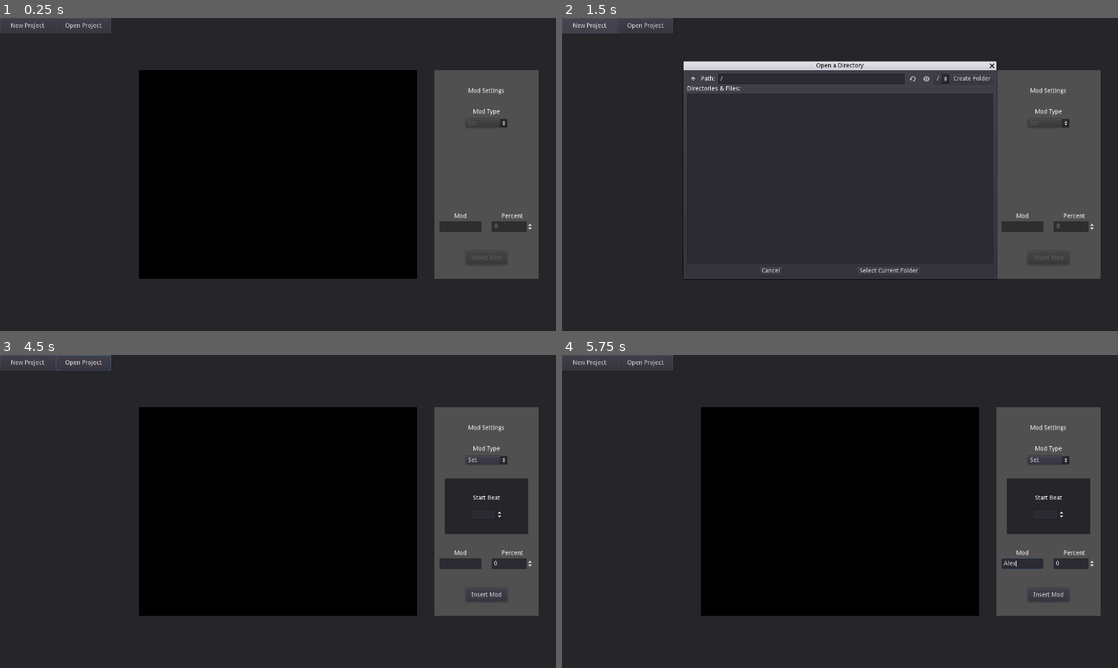
Above: before the commit, frames 1-4 (two rows, left to right).
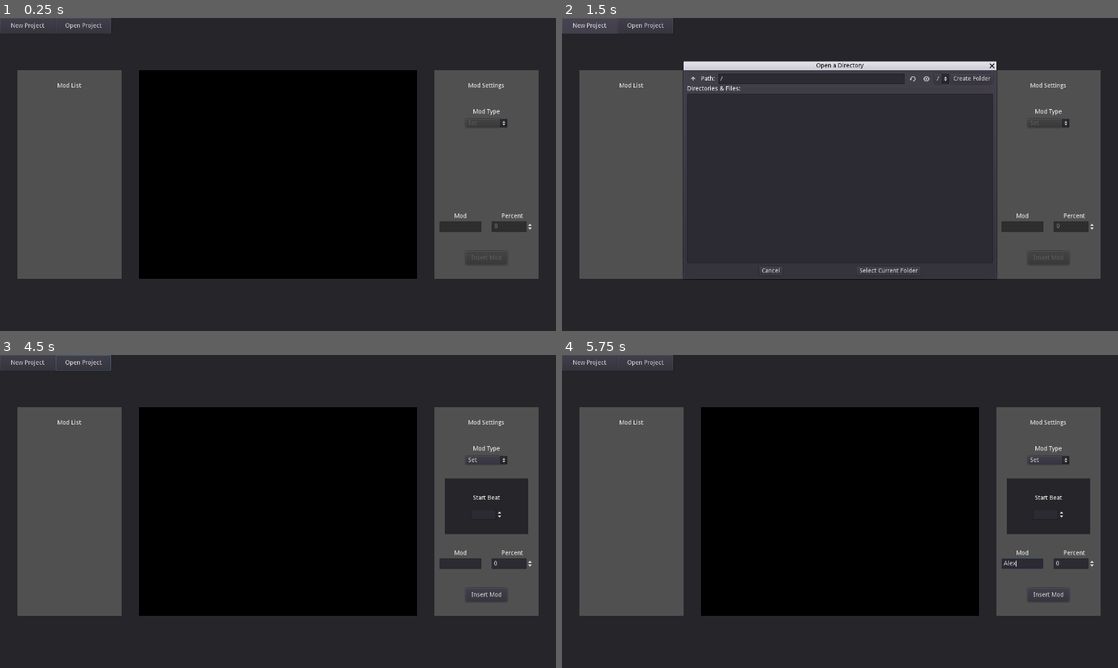
Above: after the commit, the same moments.

Repository: Sudospective/mirin-gui
Game: Godot game, scene res://Scenes/GUI.tscn
The game is run twice, just before and just after one commit, with the same random seed, the same clock (stepped at 60 frames per second) and the same inputs.
Inputs (mouse positions are in pixels of both pictures, inside the frame that each line leads up to):
- Up to frame 1 (0.25 s): no input
- Up to frame 2 (1.5 s): click "New Project" at 0.5 s; click "New Project" at 1.25 s
- Up to frame 3 (4.5 s): click (133, 414) at 2 s; click (133, 414) at 2.75 s; click "Open Project" at 3.5 s; click "Select Current Folder" at 4.25 s
- Up to frame 4 (5.75 s): click (1023, 564) at 5.02 s; type "Alex" at 5.1 s

The runs differ from the first frame. In frame 1, 13% of the frame differs, in the area x 3-91%, y 16-84%; in frame 2, 13%; in frame 3, 13%; in frame 4, 13%.

Commit message:
Added mod list view

Diff:
--- a/Scenes/GUI.tscn
+++ b/Scenes/GUI.tscn
@@ -1,6 +1,7 @@
-[gd_scene load_steps=3 format=2]
+[gd_scene load_steps=4 format=2]
 
 [ext_resource path="res://Scripts/mirin.gd" type="Script" id=1]
+[ext_resource path="res://Scripts/modbuffer.gd" type="Script" id=2]
 
 [sub_resource type="Theme" id=1]
 
@@ -59,14 +60,8 @@
 }
 
 [node name="PanelLabel" type="Label" parent="Workspace/ModPanel"]
-anchor_left = 0.5
-anchor_top = 0.1
-anchor_right = 0.5
-anchor_bottom = 0.1
-margin_left = -48.0
-margin_top = -16.0
-margin_right = 48.0
-margin_bottom = 16.0
+anchor_right = 1.0
+anchor_bottom = 0.15
 text = "Mod Settings"
 align = 1
 valign = 1
@@ -256,7 +251,7 @@
 margin_right = 38.0
 margin_bottom = 12.0
 
-[node name="CheckBox" type="CheckBox" parent="Workspace/ModPanel/EasePanel"]
+[node name="ModFlip" type="CheckBox" parent="Workspace/ModPanel/EasePanel"]
 anchor_left = 0.725
 anchor_top = 0.75
 anchor_right = 0.725
@@ -265,7 +260,6 @@
 margin_top = -12.0
 margin_right = 24.0
 margin_bottom = 12.0
-disabled = true
 text = "Flip"
 __meta__ = {
 "_edit_use_anchors_": false
@@ -377,7 +371,7 @@
 margin_right = 38.0
 margin_bottom = 12.0
 
-[node name="CheckBox" type="CheckBox" parent="Workspace/ModPanel/AddPanel"]
+[node name="ModFlip" type="CheckBox" parent="Workspace/ModPanel/AddPanel"]
 anchor_left = 0.725
 anchor_top = 0.75
 anchor_right = 0.725
@@ -386,7 +380,6 @@
 margin_top = -12.0
 margin_right = 24.0
 margin_bottom = 12.0
-disabled = true
 text = "Flip"
 __meta__ = {
 "_edit_use_anchors_": false
@@ -461,6 +454,46 @@
 __meta__ = {
 "_edit_use_anchors_": false
 }
+
+[node name="ModList" type="ColorRect" parent="Workspace"]
+anchor_left = 0.125
+anchor_top = 0.5
+anchor_right = 0.125
+anchor_bottom = 0.5
+margin_left = -120.0
+margin_top = -240.0
+margin_right = 120.0
+margin_bottom = 240.0
+color = Color( 0.313726, 0.313726, 0.313726, 1 )
+script = ExtResource( 2 )
+__meta__ = {
+"_edit_use_anchors_": false
+}
+
+[node name="StackLabel" type="Label" parent="Workspace/ModList"]
+anchor_right = 1.0
+anchor_bottom = 0.15
+text = "Mod List"
+align = 1
+valign = 1
+__meta__ = {
+"_edit_use_anchors_": false
+}
+
+[node name="ListScroll" type="ScrollContainer" parent="Workspace/ModList"]
+anchor_left = 0.1
+anchor_top = 0.15
+anchor_right = 0.9
+anchor_bottom = 0.95
+__meta__ = {
+"_edit_use_anchors_": false
+}
+
+[node name="Container" type="VBoxContainer" parent="Workspace/ModList/ListScroll"]
+margin_right = 192.0
+margin_bottom = 384.0
+size_flags_horizontal = 3
+size_flags_vertical = 3
 
 [node name="FileBrowser" type="FileDialog" parent="Workspace"]
 anchor_left = 0.5
--- a/Scripts/mirin.gd
+++ b/Scripts/mirin.gd
@@ -32,6 +32,8 @@
 onready var cur_panel: Panel = set_panel
 onready var btn_insert: Button = get_node("Workspace/ModPanel/ModInsert")
 
+signal add_to_modlist
+
 
 func status_text(condition, good_text: String, bad_text: String) -> void:
 	if condition:
@@ -67,17 +69,17 @@
 	mod_type.add_item('Ease')
 	mod_type.add_item('Add')
 	for item in [
-		'instant',
-		'linear',
-		'inSine',
-		'outSine',
-		'inOutSine',
-		'inCubic',
-		'outCubic',
-		'inOutCubic',
-		'inQuad',
-		'outQuad',
-		'inOutQuad',
+		'instant', 'linear',
+		'inSine', 'outSine', 'inOutSine',
+		'inCubic', 'outCubic', 'inOutCubic',
+		'inQuad', 'outQuad', 'inOutQuad',
+		'inQuart', 'outQuart', 'inOutQuart',
+		'inQuint', 'outQuint', 'inOutQuint',
+		'inExpo', 'outExpo', 'inOutExpo',
+		'inCirc', 'outCirc', 'inOutCirc',
+		'inBack', 'outBack', 'inOutBack',
+		'inElastic', 'outElastic', 'inOutElastic',
+		'pop', 'tap', 'pulse',
 	]:
 		get_node("Workspace/ModPanel/EasePanel/ModEase").add_item(item)
 		get_node("Workspace/ModPanel/AddPanel/ModEase").add_item(item)
@@ -175,6 +177,8 @@
 	if cur_panel != set_panel:
 		m_length = cur_panel.get_node("ModLength").get_line_edit().get_text()
 		m_ease = cur_panel.get_node("ModEase").get_item_text(cur_panel.get_node("ModEase").get_selected())
+		if cur_panel.get_node("ModFlip").pressed:
+			m_ease = 'flip(' + m_ease + ')'
 	insert_mod(m_type, m_start, m_length, m_ease, m_perc, m_name)
 
 func insert_mod(type: String, start: String, length: String, easefunc: String, percent: String, mod: String):
@@ -184,6 +188,7 @@
 	else:
 		modline = '%s {%s, %s, %s}' % [type, start, percent, mod]
 	mods.append('\t' + modline)
+	emit_signal("add_to_modlist", type, modline)
 
 func insert_actor(actortype: String, actorname: String):
 	var actorline: String
@@ -201,7 +206,7 @@
 
 func save_to_file(file):
 	var split_file: Array = modfile.split('\n')
-	print(split_file.find('end)"'))
+	split_file.insert(0, '<!-- AUTO-GENERATED BY MIRIN TEMPLATE GUI EDITOR -->')
 	var mod_index = split_file.find('end)"') - 2
 	var actor_index = split_file.find('</children>')
 	for modline in mods:
--- /dev/null
+++ b/Scripts/modbuffer.gd
@@ -0,0 +1,21 @@
+extends ColorRect
+
+onready var gui = get_tree().get_current_scene()
+onready var stack = get_node("ListScroll/Container")
+
+
+func _ready():
+	gui.connect("add_to_modlist", self, "_on_modlist_add")
+
+func _on_modlist_add(type: String, modline: String):
+	var mod: Button = Button.new()
+	mod.set_custom_minimum_size(Vector2(192, 64))
+	mod.set_text(modline)
+	stack.add_child(mod)
+	mod.connect("pressed", self, "delete_mod", [stack.get_child_count() - 1])
+	print('Added ' + type + ' mod to modlist.')
+	pass
+
+func delete_mod(idx):
+	gui.mods.remove(idx)
+	stack.get_child(idx).queue_free()
Not shown, changed: export_presets.cfg
